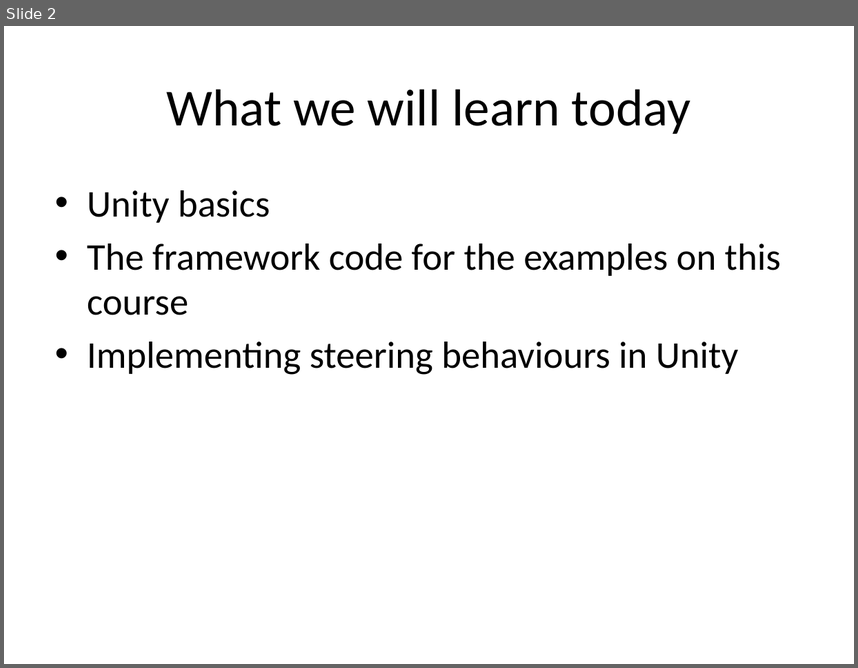
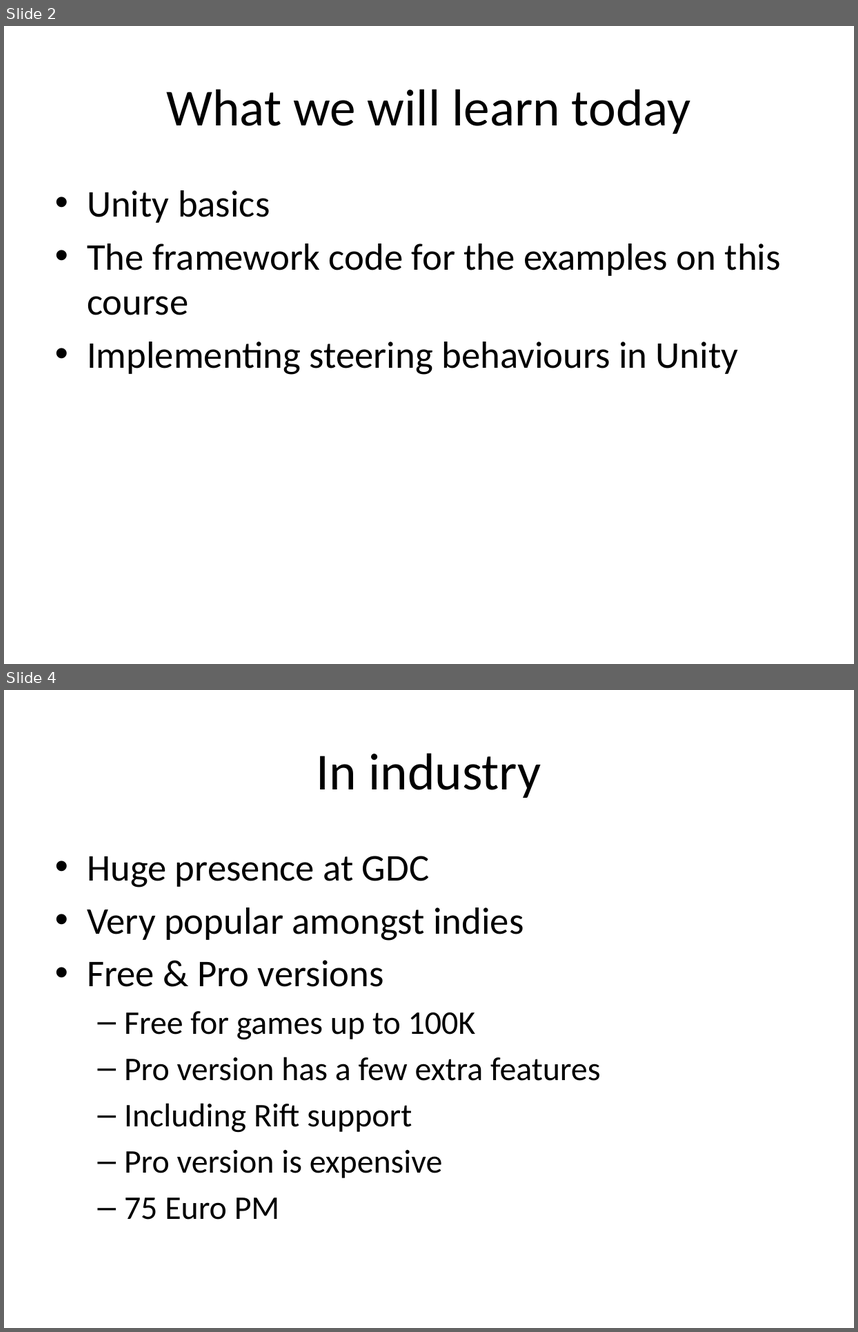
Before and after one commit to skooter500/UnitySteeringBehaviours, a slide deck: Lectures/Game AI 3.pptx. Shown one above the other, each under a label of ours: slide 2 before the commit, slides 2 and 4 after it; the slides between them are not shown. The pictures are 858x668 and 858x1332 pixels, drawn with LibreOffice and Linux fonts; fonts in the diff are those of the drawing; background and template pictures are left out. Boxes give left, top, right and bottom in pixels: in the first picture for what was removed or moved away, otherwise in the second. Text is boxed around its words. In the diff, an @@ line names an element or a change of style, - is before the commit and + after.

```diff
--- a/Lectures/Game AI 3.pptx
+++ b/Lectures/Game AI 3.pptx
@@ slide 4 added at <box>4,690,854,1328</box>, background #FFFFFF @@
@@ title added at <box>317,753,541,798</box>, 44 pt, text #000000 @@
+In industry
@@ text added at <box>87,856,600,1219</box>, 28 pt, text #000000 @@
+• Huge presence at GDC
+• Very popular amongst indies
+• Free & Pro versions
+  – Free for games up to 100K
+  – Pro version has a few extra features
+  – Including Rift support
+  – Pro version is expensive
+  – 75 Euro PM
```
Also in this commit, not shown: 22 other slides added, 19 other files.
